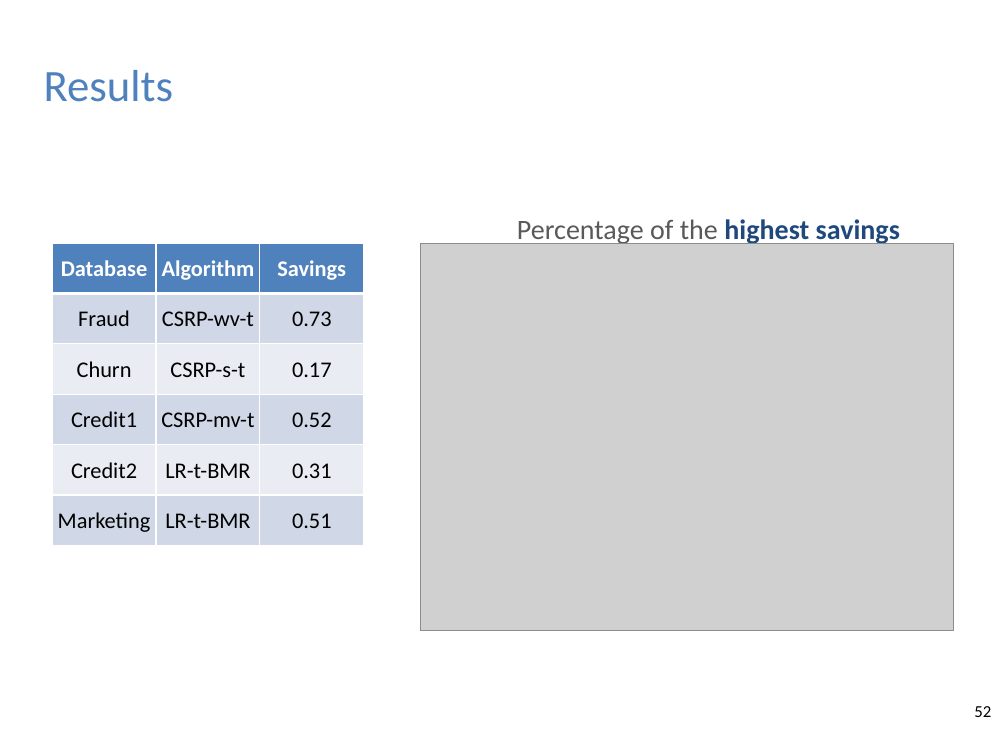
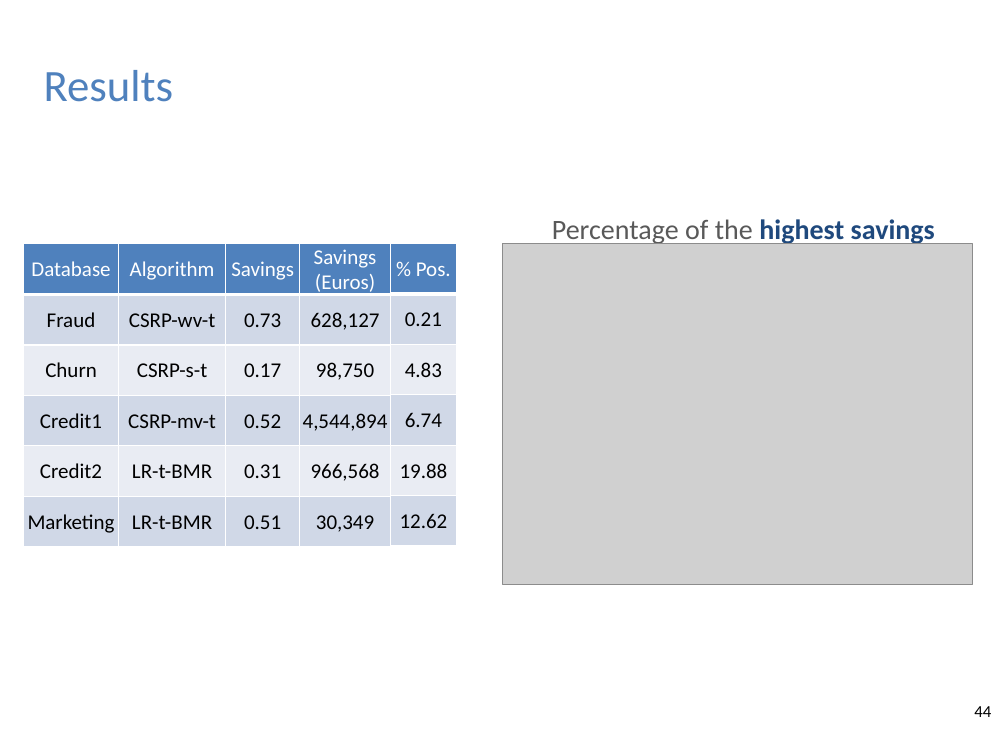
Before and after one commit to albahnsen/phd-thesis, a slide deck: slide 44 of slides/Thesis_ExampleDependentCostSensitiveClassification_slides.pptx (slide 52 before the commit). Drawn at 1008x756 pixels with LibreOffice and Linux fonts; fonts in the diff are those of the drawing; grey boxes stand for pictures; background and template pictures are left out. Boxes give left, top, right and bottom in pixels: in the first picture for what was removed or moved away, otherwise in the second. Text is boxed around its words. In the diff, an @@ line names an element or a change of style, - is before the commit and + after.

```diff
--- a/slides/Thesis_ExampleDependentCostSensitiveClassification_slides.pptx
+++ b/slides/Thesis_ExampleDependentCostSensitiveClassification_slides.pptx
@@ text "Percentage of the highest savings" moved from (x1=517, y1=219, x2=900, y2=246) to (x1=552, y1=219, x2=935, y2=246) @@
@@ table at (x1=23, y1=243, x2=390, y2=546) @@
+column 4: Savings (Euros) | 628,127 | 98,750 | 4,544,894 | 966,568 | 30,349
@@ table resized from (x1=52, y1=243, x2=364, y2=545) to (x1=23, y1=243, x2=390, y2=546) @@
@@ table added at (x1=390, y1=244, x2=456, y2=546), 6 rows, 1 columns @@
+% Pos.
+0.21
+4.83
+6.74
+19.88
+12.62
@@ picture resized from (x1=421, y1=243, x2=955, y2=630) to (x1=503, y1=243, x2=973, y2=585) @@
@@ page number at (x1=974, y1=706, x2=991, y2=717): text changed @@
-52
+44
```
Also in this commit, not shown: 10 other slides changed, 8 slides removed.
